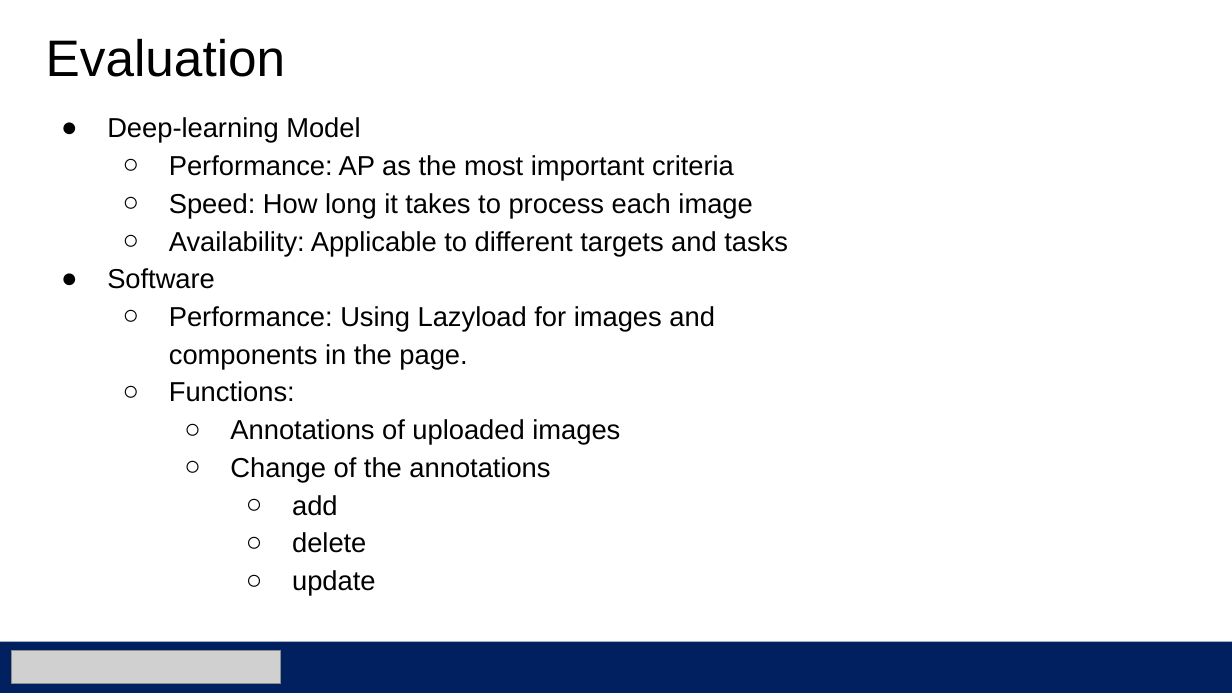
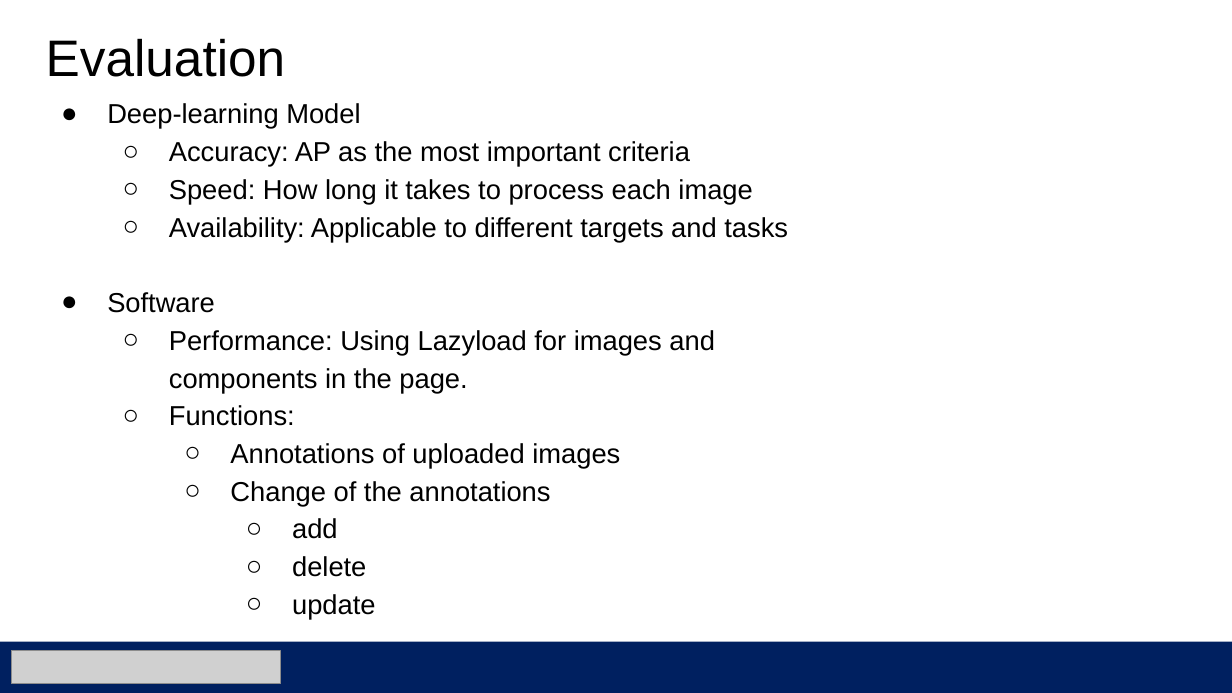
Before and after one commit to yaannnik/Automatic-Image-Labelling-System, a slide deck: slide 7 of Progress presentation#3.pptx. Drawn at 1232x693 pixels with LibreOffice and Linux fonts; fonts in the diff are those of the drawing; grey boxes stand for pictures. Boxes give left, top, right and bottom in pixels: in the first picture for what was removed or moved away, otherwise in the second. Text is boxed around its words. In the diff, an @@ line names an element or a change of style, - is before the commit and + after.

```diff
--- a/Progress presentation#3.pptx
+++ b/Progress presentation#3.pptx
@@ text "Deep-learning Model": place and size @@
-text "Deep-learning Model" at bbox=[107, 117, 788, 596]
+text "Deep-learning Model" at bbox=[107, 103, 788, 620]
@@ text at bbox=[169, 141, 690, 167]: text changed @@
-  ○ Performance: AP as the most important criteria
+  ○ Accuracy: AP as the most important criteria
```
Also in this commit, not shown: 4 other slides changed.
